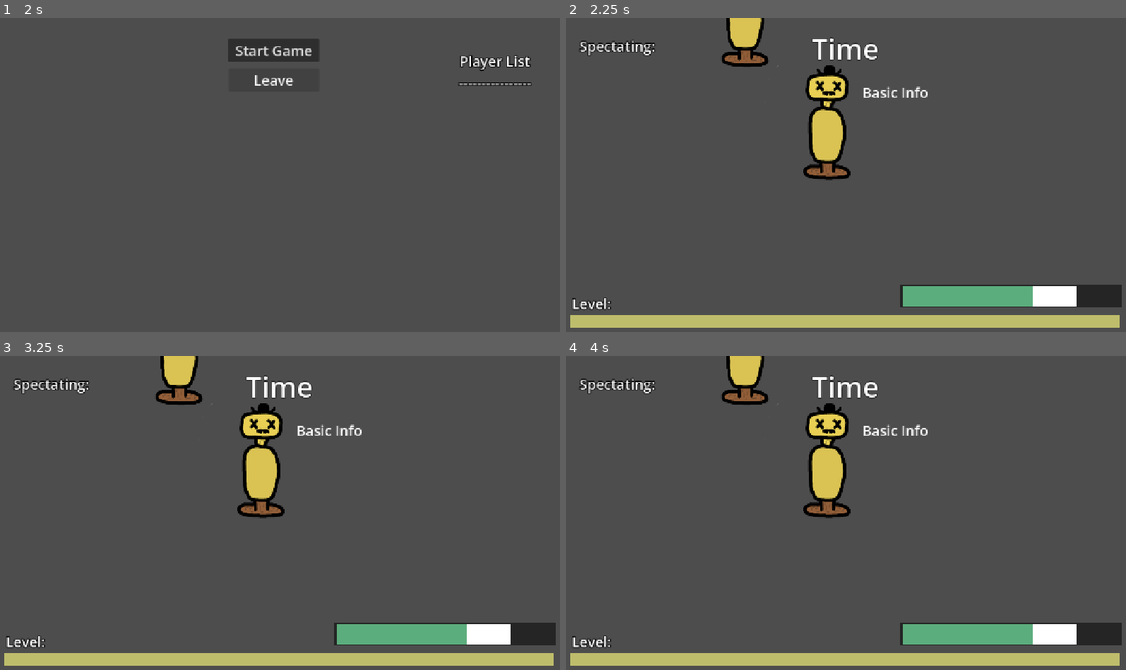
Above: before the commit, frames 1-4 (two rows, left to right).
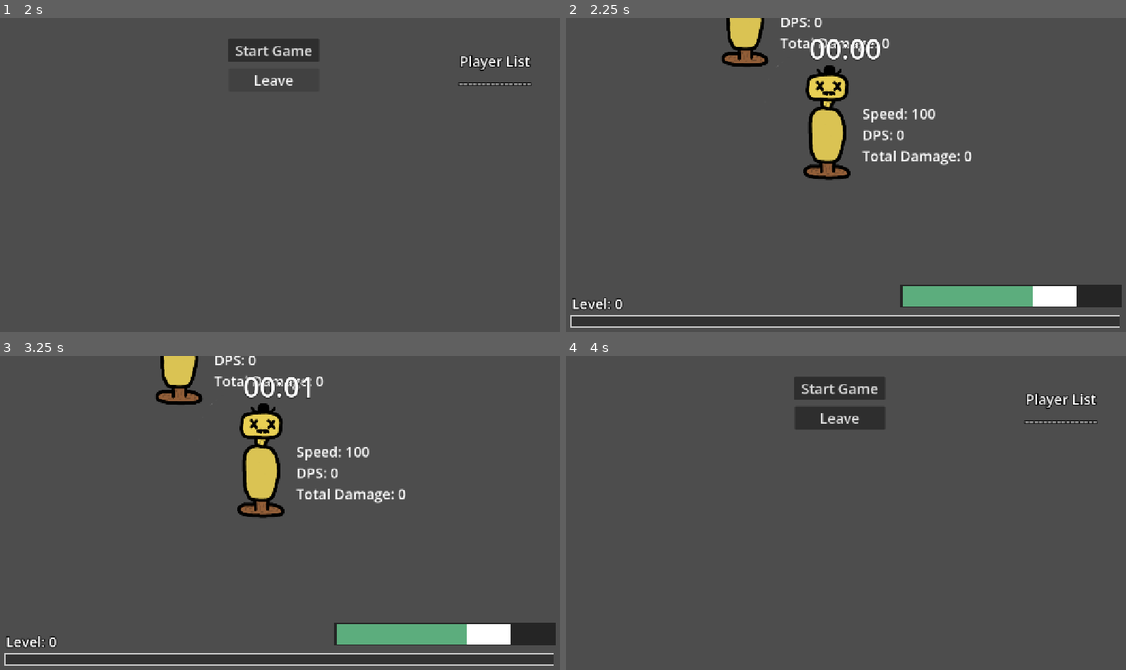
Above: after the commit, the same moments.

Repository: YummyBerry1108/P.A.L
Game: Godot game, scene res://scenes/menu.tscn
The game is run twice, just before and just after one commit, with the same random seed, the same clock (stepped at 60 frames per second) and the same inputs.
Inputs (mouse positions are in pixels of both pictures, inside the frame that each line leads up to):
- Up to frame 1 (2 s): click (280, 181) at 0.52 s; type "Alex" at 0.6 s; click "Client" at 1.25 s
- Up to frame 2 (2.25 s): click "Start Game" at 2 s
- Up to frame 3 (3.25 s): tap Enter at 2.75 s; move the mouse to (403, 500) at 2.77 s; hold D (right) from 2.78 s (still down); hold R (force_game_over) from 2.78 s (still down)
- Up to frame 4 (4 s): tap Space (shoot) at 3.5 s; move the mouse to (734, 531) at 3.52 s; release D (right) at 3.53 s; release R (force_game_over) at 3.53 s; hold S (down) from 3.53 s (still down); tap E (get_exp) at 3.6 s

Frame 1 is identical in both runs. In frame 2, 6.0% of the frame differs, in the area x 0-99%, y 0-99%; in frame 3, 6.0%; in frame 4, 13%, in the area x 0-100%, y 0-99%.
Error before the commit: Parse Error: Could not resolve super class inheritance from "Enemy". (res://scripts/etc/dummy.gd:1)

Commit message:
fix bug after pull request

Diff:
--- a/scenes/player/player.tscn
+++ b/scenes/player/player.tscn
@@ -8,6 +8,8 @@
 [ext_resource type="Script" uid="uid://eqvunbi1juho" path="res://scripts/player/spectate.gd" id="6_je7p5"]
 [ext_resource type="Script" uid="uid://bxtkkso1tmt8a" path="res://scripts/skills/skill_data.gd" id="6_tuyoq"]
 [ext_resource type="Script" uid="uid://bo45ui2ddb6ge" path="res://scripts/player/projectiles.gd" id="7_0owmy"]
+[ext_resource type="Script" uid="uid://c6bmlvgeo0bj2" path="res://scripts/resources/effects/status_effect_res.gd" id="7_5gtgg"]
+[ext_resource type="Script" uid="uid://b0ccd72rcl386" path="res://scripts/effects/poison_effect.gd" id="8_h17s1"]
 [ext_resource type="PackedScene" uid="uid://nj4em35bb2li" path="res://scenes/ui/health_bar.tscn" id="10_h17s1"]
 
 [sub_resource type="CapsuleShape2D" id="CapsuleShape2D_qlg0r"]
@@ -15,8 +17,8 @@
 height = 198.0
 
 [sub_resource type="CapsuleShape2D" id="CapsuleShape2D_je7p5"]
-radius = 72.0
-height = 218.0
+radius = 64.0
+height = 202.0
 
 [sub_resource type="Resource" id="Resource_5gtgg"]
 script = ExtResource("8_h17s1")
@@ -61,17 +63,17 @@
 shape = SubResource("CapsuleShape2D_qlg0r")
 disabled = true
 
-[node name="ExpCheck" type="Area2D" parent="."]
+[node name="ExpCheckBox" type="Area2D" parent="."]
+position = Vector2(4, -47)
+rotation = 1.5708
 collision_layer = 2
 collision_mask = 256
 
-[node name="CollisionShape2D" type="CollisionShape2D" parent="ExpCheck"]
-position = Vector2(5, -37)
-rotation = 1.5708
+[node name="CollisionShape2D" type="CollisionShape2D" parent="ExpCheckBox"]
+position = Vector2(8, -1.00003)
 shape = SubResource("CapsuleShape2D_je7p5")
 
 [node name="HurtBox" type="Area2D" parent="."]
-visible = false
 collision_layer = 32
 collision_mask = 64
 
@@ -101,17 +103,13 @@
 skill_name = "icicle"
 firerate = 0.333
 arc_increment = 15.0
-crit_chance = 0.2
-knockback_force = 100.0
-knockback_duration = 1.0
+status_effects = Array[ExtResource("7_5gtgg")]([SubResource("Resource_5gtgg")])
 metadata/_custom_type_script = "uid://bxtkkso1tmt8a"
 
 [node name="snowball" type="Node" parent="Skills"]
 script = ExtResource("6_tuyoq")
 skill_name = "snowball"
-projectile_damage = 5.0
-knockback_force = 100.0
-knockback_duration = 0.5
+crit_chance = 0.2
 metadata/_custom_type_script = "uid://bxtkkso1tmt8a"
 
 [node name="Projectiles" type="Node" parent="."]
--- a/scripts/enemies/enemy.gd
+++ b/scripts/enemies/enemy.gd
@@ -2,17 +2,9 @@
 
 signal _on_enemy_died(enemy: Enemy)
 
-@export var texture: Texture2D
+
 @export var exp_orb_scene: Resource = preload("res://scenes/etc/exp_orb.tscn")
-@onready var sprite: Sprite2D = $Sprite2D
-@onready var hitbox: Area2D = $HitBox
-@onready var hurt_box: Area2D = $HurtBox
-@onready var damage_number_position: Node2D = $DamageNumberPosition # Only for damage position
-@onready var effect_component: EffectComponent = $EffectComponent
-@onready var hit_flash_animation_player: AnimationPlayer = $HitFlashAnimationPlayer
 #@onready var dev_info: Label = $DevInfo
-
-
 
 @export var texture: Texture2D
 @export_category("Basic")
@@ -48,33 +40,6 @@
 func update_speed() -> void:
 	speed_multiplier = effect_component.get_speed_multiplier()
 
-func _on_hurt_box_area_entered(area: Area2D) -> void:
-	if !multiplayer.is_server(): return
-	var projectile = area.owner as Projectile
-	var critical_hit: bool = false
-	var result = 0.0
-
-	if projectile:
-		if randf() <= projectile.crit_chance:
-			result = projectile.damage * projectile.crit_damage_multiplier
-			critical_hit = true
-		else:
-			result = projectile.damage
-		take_damage.rpc(result, critical_hit)
-
-		for effect in projectile.status_effects:
-			effect_component.add_effect(effect)
-
-@rpc("any_peer", "call_local")
-func take_damage(projectile_damage: float, critical_hit: bool) -> void:
-	DamageNumber.display_number(projectile_damage, damage_number_position.global_position, critical_hit)
-	hp -= projectile_damage
-	hit_flash_animation_player.play("hit_flash")
-	#if dev_info:
-		#dev_info.take_damage(projectile_damage)
-	if hp <= 0 and multiplayer.is_server():
-		die()
-
 ## find player by group, return the nearest player's position
 func get_nearest_player() -> Vector2:
 	var min_distance: float = INF
--- a/scripts/etc/exp_orb.gd
+++ b/scripts/etc/exp_orb.gd
@@ -8,6 +8,7 @@
 	pass
 
 func _on_hurt_box_area_entered(area: Area2D) -> void:
+
 	var player: Player = area.owner
 
 	if not multiplayer.is_server():
--- a/scripts/main.gd
+++ b/scripts/main.gd
@@ -61,7 +61,6 @@
 
 ## give exp to main game
 func _on_enemy_died(enemy: Enemy) -> void:
-	#print(enemy)
 	var exp_orb: CharacterBody2D = exp_orb_scene.instantiate()
 	exp_orb.global_position = enemy.global_position
 	exp_orb.exp_amount = enemy.exp_amount
@@ -150,6 +149,6 @@
 		_add_player_node(player_id)
 		player_amount += 1
 
-	spawn_enemy("rabbit", 1)
-	spawn_enemy("rock", 1)
-	spawn_enemy("snail", 1)
+	spawn_enemy("rabbit", 0)
+	spawn_enemy("rock", 0)
+	spawn_enemy("snail", 3)
Not shown: 1 places in scenes/player/player.tscn that only renumber resources
